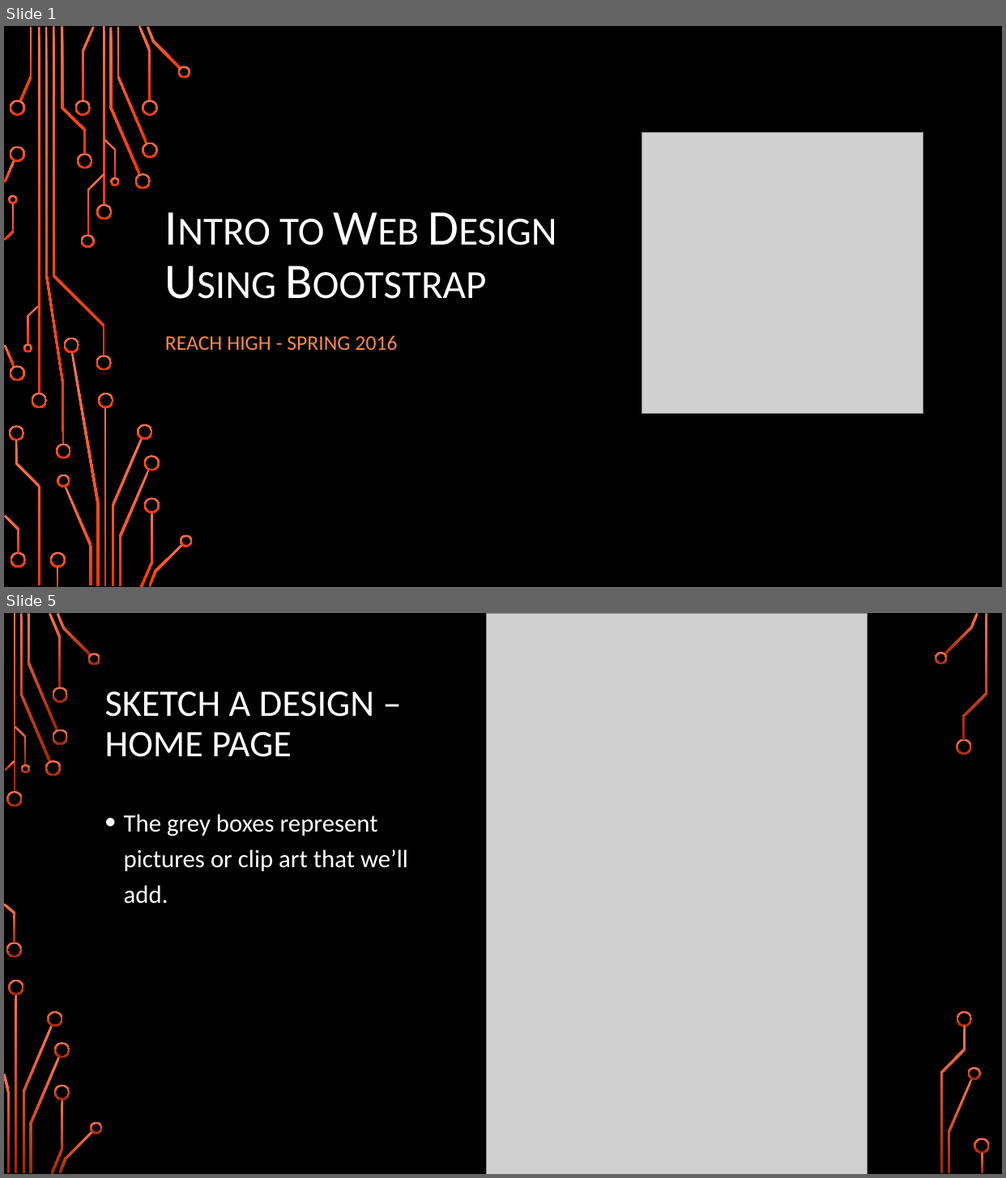
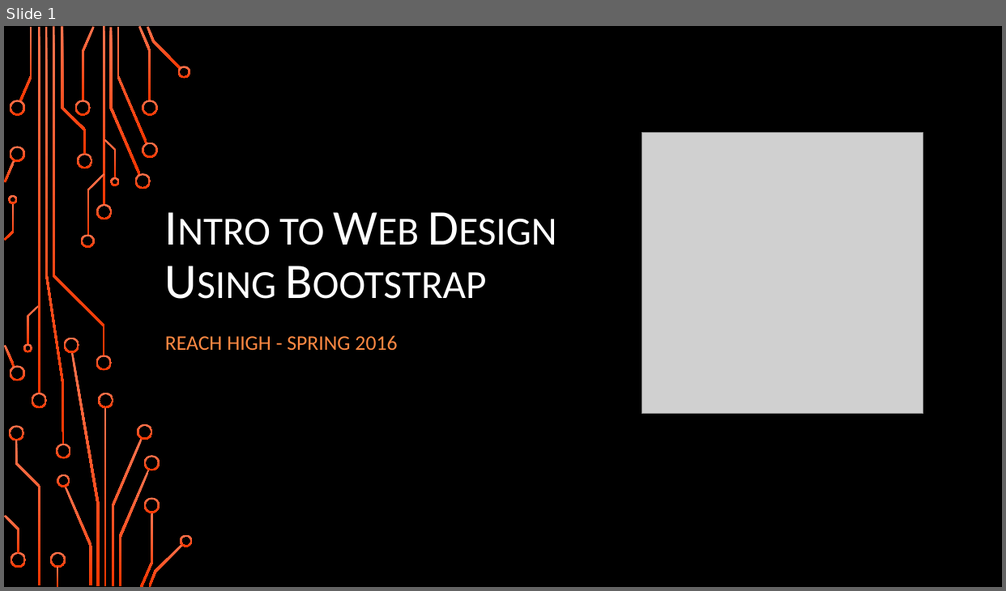
Before and after one commit to wags1999/Web-Design-Using-Bootstrap, a slide deck: Slides/Lesson 9.pptx. Shown one above the other, each under a label of ours: slides 1 and 5 before the commit, slide 1 after it; the slides between them are not shown. The pictures are 1006x1178 and 1006x591 pixels, drawn with LibreOffice and Linux fonts; fonts in the diff are those of the drawing; grey boxes stand for pictures; background and template pictures are left out. Boxes give left, top, right and bottom in pixels: in the first picture for what was removed or moved away, otherwise in the second. Text is boxed around its words. In the diff, an @@ line names an element or a change of style, - is before the commit and + after.

```diff
--- a/Slides/Lesson 9.pptx
+++ b/Slides/Lesson 9.pptx
@@ slide 5 removed at (x1=4, y1=613, x2=1002, y2=1174), background picture (left out) @@
@@ picture removed at (x1=486, y1=613, x2=867, y2=1174) @@
@@ title removed at (x1=105, y1=692, x2=374, y2=757) @@
-SKETCH A DESIGN –
-HOME PAGE
@@ text removed at (x1=124, y1=814, x2=408, y2=904) @@
-• The grey boxes represent pictures or clip art that we’ll add.
@@ group removed at (x1=4, y1=613, x2=990, y2=1174): 33 freeform shapes, 3 rectangles @@
```
Also in this commit, not shown: 3 slides changed, 13 other slides removed.
